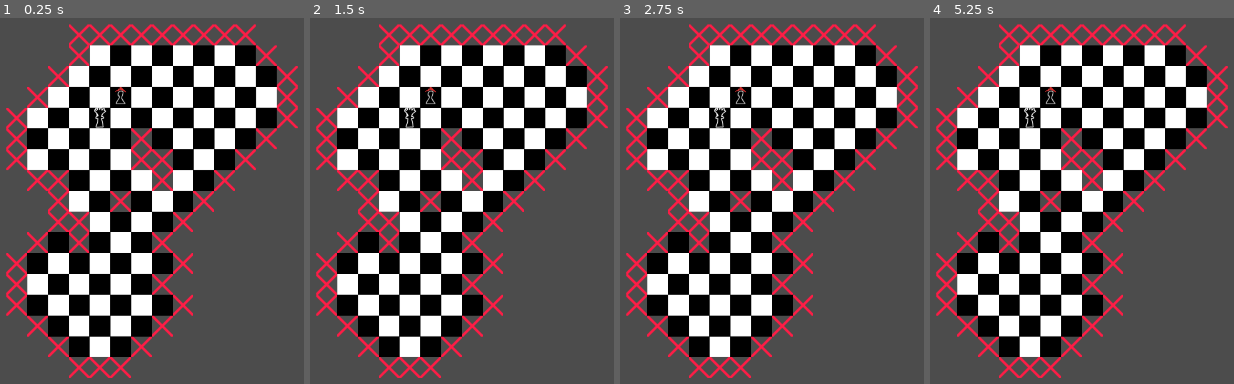
Above: before the commit, frames 1-4 (left to right).
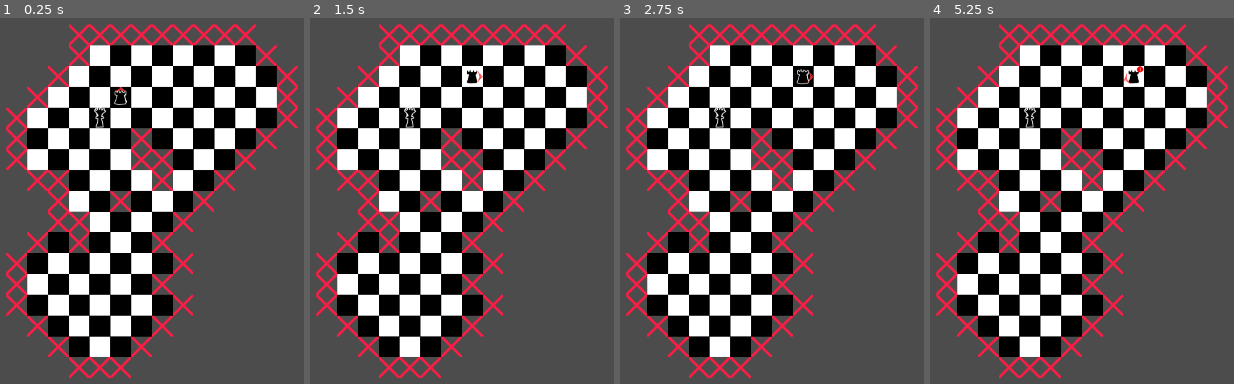
Above: after the commit, the same moments.

Repository: LeBoku/stealth-chess
Game: Godot game, scene res://app/Board.tscn
The game is run twice, just before and just after one commit, with the same random seed, the same clock (stepped at 60 frames per second) and the same inputs.
Inputs (mouse positions are in pixels of both pictures, inside the frame that each line leads up to):
- Up to frame 1 (0.25 s): no input
- Up to frame 2 (1.5 s): tap Enter at 0.5 s; move the mouse to (outside the picture) at 0.52 s; tap Space (next_turn, bound only after the commit) at 0.6, 1.25, 1.35 s; click (outside the picture) at 0.67 s; move the mouse to (319, 230) at 1.27 s; click (319, 230) at 1.42 s
- Up to frame 3 (2.75 s): tap Enter at 2 s; move the mouse to (869, 109) at 2.02 s; tap Space (next_turn, bound only after the commit) at 2.1 s; click (869, 109) at 2.17 s
- Up to frame 4 (5.25 s): tap Space (next_turn, bound only after the commit) at 2.75, 2.85, 3.6, 4.25, 4.35, 5.1 s; move the mouse to (1057, 296) at 2.77 s; click (1057, 296) at 2.92 s; tap Enter at 3.5 s; move the mouse to (outside the picture) at 3.52 s; click (outside the picture) at 3.67 s; move the mouse to (outside the picture) at 4.27 s; click (outside the picture) at 4.42 s; move the mouse to (1139, 208) at 5.02 s; click (1139, 208) at 5.17 s

The runs differ from the first frame. In frame 1, 0.1% of the frame differs, in the area x 37-42%, y 19-24%; in frame 2, 0.2%; in frame 3, 0.2%; in frame 4, 0.3%, in the area x 37-71%, y 13-24%.

Commit message:
divided gameplay into plan and execute phases

Diff:
--- a/app/Board.tscn
+++ b/app/Board.tscn
@@ -52,8 +52,10 @@
 
 [node name="E_Rook2" parent="Board" instance=ExtResource( 6 )]
 position = Vector2( 225, -25 )
+type = 1
 
 [node name="E_Rook" parent="Board/E_Rook2" instance=ExtResource( 8 )]
+editor/display_folded = true
 
 [node name="RookPatrol" type="Path2D" parent="Board/E_Rook2/E_Rook"]
 position = Vector2( -225, 25 )
--- a/app/Manger.gd
+++ b/app/Manger.gd
@@ -11,13 +11,17 @@
 
 	selected_figure = figure
 
-func process_enemy_turn():
-	get_tree().set_group_flags(get_tree().GROUP_CALL_DEFAULT, "Friend", "is_selectable", false)
+func _process(delta):
+	if Input.is_action_just_pressed("next_turn"):
+		process_turn()
 
-	for enemy in get_tree().get_nodes_in_group("Enemy"):
-		enemy.process_turn()
+func process_turn():
+	get_tree().set_group_flags(get_tree().GROUP_CALL_DEFAULT, "Piece", "is_selectable", false)
 
-	get_tree().set_group_flags(get_tree().GROUP_CALL_DEFAULT, "Friend", "is_selectable", true)
+	for piece in get_tree().get_nodes_in_group("Piece"):
+		piece.process_turn()
+
+	get_tree().set_group_flags(get_tree().GROUP_CALL_DEFAULT, "Piece", "is_selectable", true)
 
 func get_board():
 	return get_tree().get_nodes_in_group("Board")[0]
--- a/app/enemies/Enemy.gd
+++ b/app/enemies/Enemy.gd
@@ -19,6 +19,7 @@
 	piece.is_friend = false
 
 	piece.connect("on_eaten", self, "queue_free")
+	piece.connect("on_turn", self, "process_turn")
 
 	for behaviour in get_behaviour_nodes():
 		behaviour.initialize()
@@ -30,10 +31,7 @@
 		view_cone.look_at_position(detected[0].position)
 		self.attention_state = Util.AttentionStates.Alerted
 
-		var path = pathfinder.get_shortest_path(piece.get_board_position(), detected[0].get_board_position(), piece.type)
-
-		print(piece.get_board_position(), " --> ", detected[0].get_board_position())
-		print(path)
+		piece.set_planned_path_to(detected[0].position)
 
 	else:
 		if attention_state == Util.AttentionStates.Alerted:
--- a/app/pieces/Piece.gd
+++ b/app/pieces/Piece.gd
@@ -5,15 +5,19 @@
 signal on_selected
 signal on_deselected
 signal on_eaten
+signal on_turn
 
 export(Util.Figures) var type = Util.Figures.Pawn
 var is_friend = true
 
 onready var manager = get_node("/root/Manager")
 onready var movesets = get_node("/root/Movesets")
+onready var pathfinder = get_node("/root/Pathfinder")
 onready var display = $Display
 
 onready var board = manager.get_board()
+
+var planned_path = []
 
 var is_selected: bool = false
 var is_selectable: bool = true
@@ -23,6 +27,12 @@
 
 	if is_friend:
 		add_to_group("Friend")
+
+func process_turn():
+	if len(planned_path):
+		move_to(planned_path.pop_front())
+
+	emit_signal("on_turn")
 
 func _input(event):
 	if event is InputEventMouseButton and not event.pressed and is_selectable and is_over_piece(get_global_mouse_position()):
@@ -38,13 +48,20 @@
 	else:
 		emit_signal("on_deselected" , self)
 
+func set_planned_path_to(goal):
+	var goal_position = board.convert_to_board_position(goal)
+	planned_path = pathfinder.get_shortest_path(get_board_position(), goal_position, type)
+
+	if planned_path == null:
+		planned_path = []
+
 func move_to(position):
-	var cell_content = board.get_cell_content(board.convert_to_board_position(position))
+	var cell_content = board.get_cell_content(position)
 
 	if cell_content[1] != null:
 		cell_content[1].get_eaten()
 
-	self.position = position
+	self.position = board.convert_to_position(position)
 
 func get_eaten():
 	emit_signal("on_eaten")
--- a/app/player-control/PlayerControl.gd
+++ b/app/player-control/PlayerControl.gd
@@ -21,5 +21,5 @@
 	highlight_manager.clear_highlights(Util.PLAYER_MOVE_HIGHLIGHT)
 
 func _on_highlight_selected(highlight):
-	piece.move_to(highlight.position)
+	piece.set_planned_path_to(highlight.position)
 	piece.set_selected(false)
--- a/project.godot
+++ b/project.godot
@@ -31,6 +31,14 @@
 window/size/resizable=false
 window/size/always_on_top=true
 
+[input]
+
+next_turn={
+"deadzone": 0.5,
+"events": [ Object(InputEventKey,"resource_local_to_scene":false,"resource_name":"","device":0,"alt":false,"shift":false,"control":false,"meta":false,"command":false,"pressed":false,"scancode":32,"unicode":0,"echo":false,"script":null)
+ ]
+}
+
 [rendering]
 
 environment/default_environment="res://default_env.tres"
